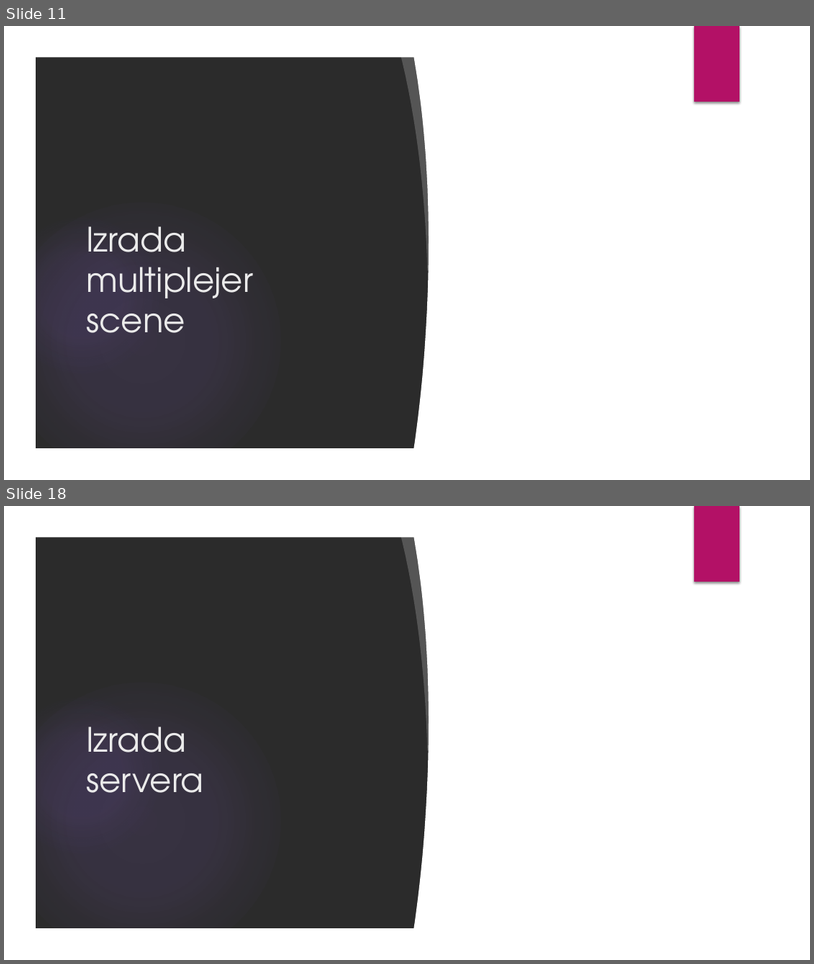
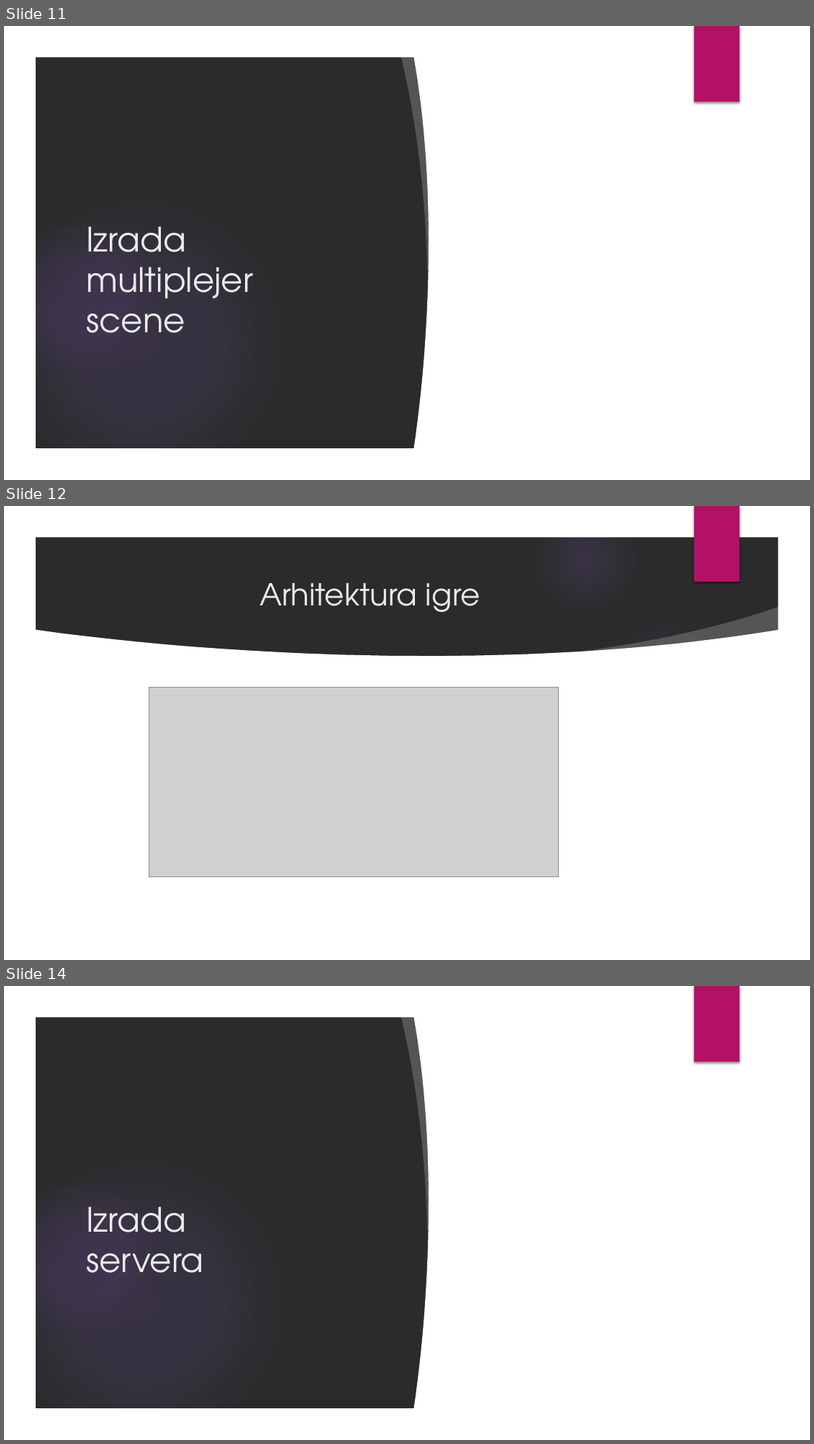
Before and after one commit to DavidManic/MineSweepersServer, a slide deck: Prezentacija.pptx. Shown one above the other, each under a label of ours: slides 11 and 18 before the commit, slides 11, 12 and 14 after it; the slides between them are not shown. The pictures are 814x964 and 814x1444 pixels, drawn with LibreOffice and Linux fonts; fonts in the diff are those of the drawing; grey boxes stand for pictures; background and template pictures are left out; a plain dark background stands for a picture behind light text. Boxes give left, top, right and bottom in pixels: in the first picture for what was removed or moved away, otherwise in the second. Text is boxed around its words. In the diff, an @@ line names an element or a change of style, - is before the commit and + after.

```diff
--- a/Prezentacija.pptx
+++ b/Prezentacija.pptx
@@ slide 12 added at (4,506,810,960), background picture (left out); not listed: 6 template elements that a slide beside it also shows @@
@@ title added at (260,583,481,612), 36 pt, text #EBEBEB @@
+Arhitektura igre
@@ freeform shape added at (565,607,785,672), fill #FFFFFF at 20% opacity @@
@@ freeform shape added at (34,629,780,929), fill #FFFFFF @@
@@ ellipse added at (574,617,759,803), fill gradient #9B6BF2 @@
@@ picture added at (149,687,559,877) @@
@@ what was slide 18 is now slide 14 @@
```
Also in this commit, not shown: 1 slide changed, 9 other slides added, 16 slides removed, 15 other files.
